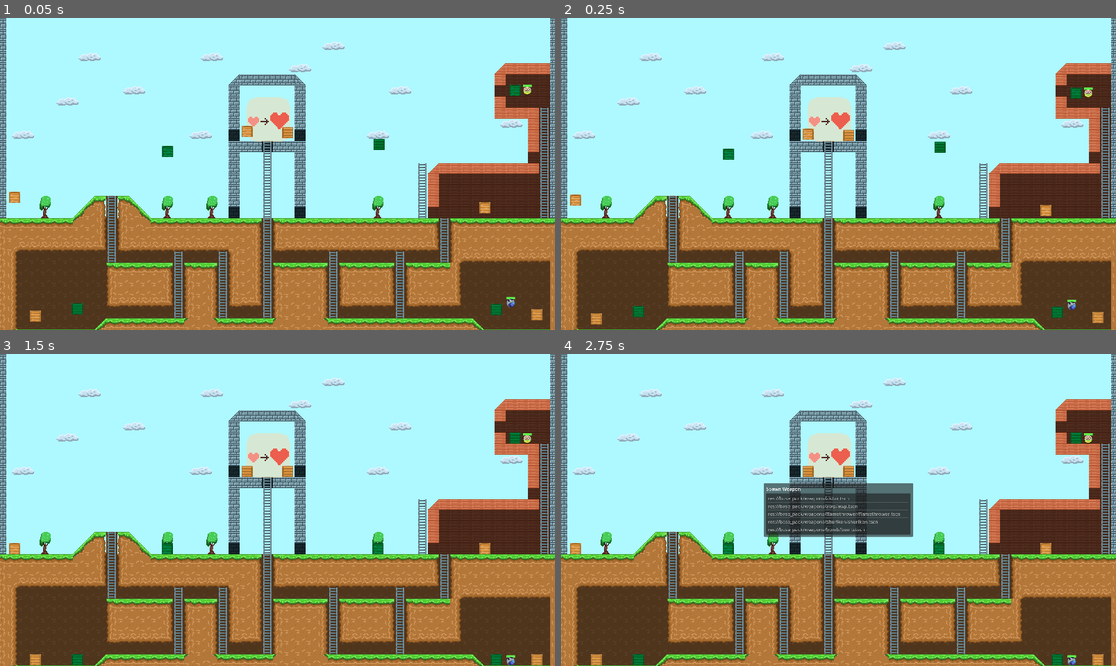
Above: before the commit, frames 1-4 (two rows, left to right).
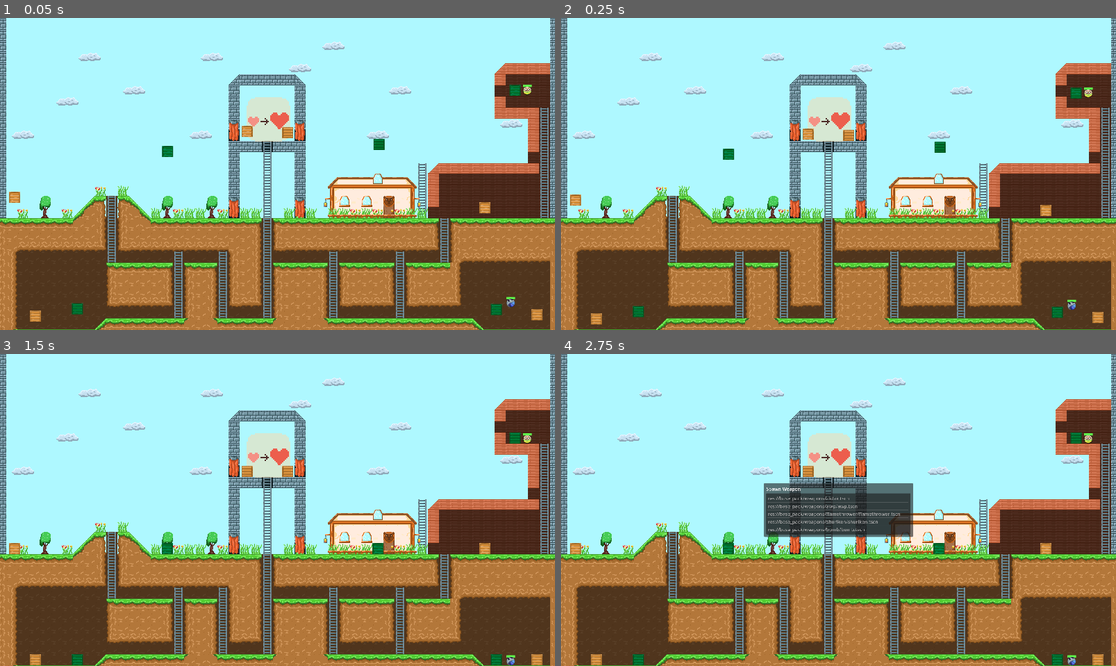
Above: after the commit, the same moments.

Repository: Absoly/Shootfight
Game: Godot game, scene res://base_pack/maps/main.tscn
Same seed, same stepped clock (60 frames per second), same inputs: the game is played once before the commit and once after it.
Inputs:
- Up to frame 1 (0.05 s): no input
- Up to frame 2 (0.25 s): no input
- Up to frame 3 (1.5 s): tap G (spawn_weapon) at 0.6, 1.35 s
- Up to frame 4 (2.75 s): tap Enter at 2 s; tap G (spawn_weapon) at 2.1 s

The runs differ from the first frame. In frame 1, 2.9% of the frame differs, in the area x 3-78%, y 32-65%; in frame 2, 2.9%; in frame 3, 2.8%; in frame 4, 2.6%.

Commit message:
добавил в тайлсет дом, декорации

Diff:
--- a/base_pack/maps/main.tscn
+++ b/base_pack/maps/main.tscn
@@ -36,6 +36,27 @@
 layer_1/y_sort_origin = 0
 layer_1/z_index = -1
 layer_1/tile_data = PackedInt32Array(-1376285, 65536, 1, -1310749, 65536, 1, -1245213, 65536, 1, -1179677, 65536, 1, -1 …(66270 unchanged characters)…
+layer_2/name = "house"
+layer_2/enabled = true
+layer_2/modulate = Color(1, 1, 1, 1)
+layer_2/y_sort_enabled = false
+layer_2/y_sort_origin = 0
+layer_2/z_index = 1
+layer_2/tile_data = PackedInt32Array(196619, 327680, 3, 196618, 262144, 3, 196620, 327680, 3, 196621, 327680, 3, 196622, 327680, 3, 196623, 393216, 2, 131086, 196608, 4, 196624, 327680, 3, 196625, 458752, 3, 131089, 458752, 2, 65553, 458752, 1, 131085, 327680, 2, 131084, 196608, 4, 131083, 327680, 2, 131082, 262144, 2, 65546, 262144, 1, 65547, 327680, 1, 65548, 327680, 1, 65549, 327680, 1, 65550, 327680, 1, 65551, 327680, 1, 65552, 327680, 1, 131088, 196608, 4, 10, 262144, 0, 17, 458752, 0, 11, 327680, 0, 12, 327680, 0, 14, 393216, 0, 13, 327680, 0, 15, 327680, 0, 16, 327680, 0)
+layer_3/name = "decorations"
+layer_3/enabled = true
+layer_3/modulate = Color(1, 1, 1, 1)
+layer_3/y_sort_enabled = false
+layer_3/y_sort_origin = 0
+layer_3/z_index = 3
+layer_3/tile_data = PackedInt32Array(131087, 393216, 1, 131081, 262144, 4, 131090, 327680, 4, 196618, 393216, 4, 196619, 393216, 4, 196620, 393216, 4, 196621, 393216, 4, 196622, 393216, 4, 196623, 393216, 4, 196624, 393216, 4, 196625, 393216, 4, 196609, 458752, 4, 196615, 458752, 4, -262143, 458752, 4, -262137, 458752, 4)
+layer_4/name = "grass"
+layer_4/enabled = true
+layer_4/modulate = Color(1, 1, 1, 1)
+layer_4/y_sort_enabled = false
+layer_4/y_sort_origin = 0
+layer_4/z_index = 2
+layer_4/tile_data = PackedInt32Array(196618, 327680, 5, 196619, 327680, 5, 196620, 393216, 5, 196622, 393216, 5, 196621, 327680, 5, 196624, 393216, 5, 196625, 327680, 5, 196626, 327680, 5, 196616, 327680, 5, 196615, 327680, 5, 196614, 327680, 5, 196608, 393216, 5, 262140, 393216, 5, 131061, 393216, 5, 262130, 393216, 5, 262126, 393216, 5, 131063, 327680, 5, 262138, 327680, 5, 262141, 327680, 5, 262142, 327680, 5, 196611, 327680, 5, 196610, 327680, 5)
 
 [node name="Spawner1" type="Node2D" parent="."]
 position = Vector2(-1384, 400)
--- a/base_pack/tileset.tres
+++ b/base_pack/tileset.tres
@@ -117,6 +117,7 @@
 5:3/0/physics_layer_0/angular_velocity = 0.0
 6:2/size_in_atlas = Vector2i(1, 2)
 6:2/0 = 0
+6:2/0/texture_origin = Vector2i(0, 8)
 6:2/0/physics_layer_0/linear_velocity = Vector2(0, 0)
 6:2/0/physics_layer_0/angular_velocity = 0.0
 7:3/0 = 0
@@ -155,6 +156,34 @@
 7:0/0 = 0
 7:0/0/physics_layer_0/linear_velocity = Vector2(0, 0)
 7:0/0/physics_layer_0/angular_velocity = 0.0
+3:4/0 = 0
+3:4/0/physics_layer_0/linear_velocity = Vector2(0, 0)
+3:4/0/physics_layer_0/angular_velocity = 0.0
+4:4/0 = 0
+4:4/0/texture_origin = Vector2i(-3, 0)
+4:4/0/physics_layer_0/linear_velocity = Vector2(0, 0)
+4:4/0/physics_layer_0/angular_velocity = 0.0
+5:4/0 = 0
+5:4/0/texture_origin = Vector2i(3, 0)
+5:4/0/physics_layer_0/linear_velocity = Vector2(0, 0)
+5:4/0/physics_layer_0/angular_velocity = 0.0
+6:4/0 = 0
+6:4/0/physics_layer_0/linear_velocity = Vector2(0, 0)
+6:4/0/physics_layer_0/angular_velocity = 0.0
+7:4/size_in_atlas = Vector2i(1, 2)
+7:4/0 = 0
+7:4/0/texture_origin = Vector2i(0, 8)
+7:4/0/physics_layer_0/linear_velocity = Vector2(0, 0)
+7:4/0/physics_layer_0/angular_velocity = 0.0
+6:5/0 = 0
+6:5/0/physics_layer_0/linear_velocity = Vector2(0, 0)
+6:5/0/physics_layer_0/angular_velocity = 0.0
+5:5/0 = 0
+5:5/0/physics_layer_0/linear_velocity = Vector2(0, 0)
+5:5/0/physics_layer_0/angular_velocity = 0.0
+5:6/0 = 0
+5:6/0/physics_layer_0/linear_velocity = Vector2(0, 0)
+5:6/0/physics_layer_0/angular_velocity = 0.0
 
 [resource]
 physics_layer_0/collision_layer = 17
--- a/core/character/character.gd
+++ b/core/character/character.gd
@@ -115,7 +115,6 @@
 
 	return false
 
-
 func can_control_fly():
 	return fly_control_cooldown >= 0
 
Binary file changed: base_pack/tileset.png
Not shown, changed: base_pack/tileset.png~
